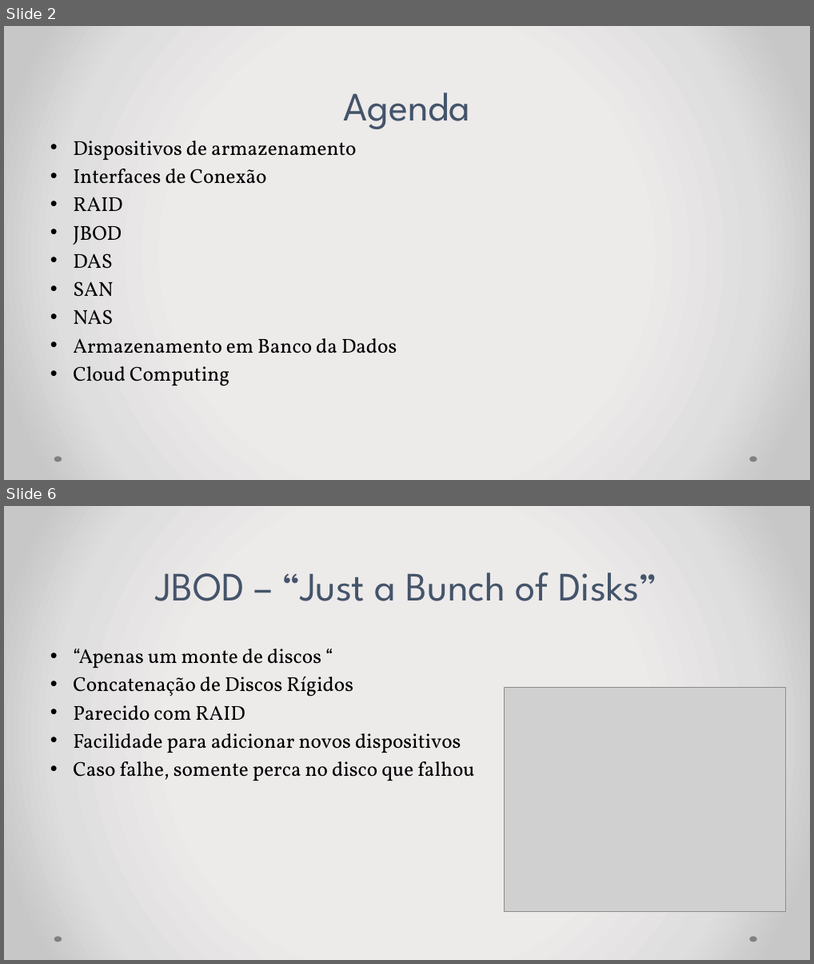
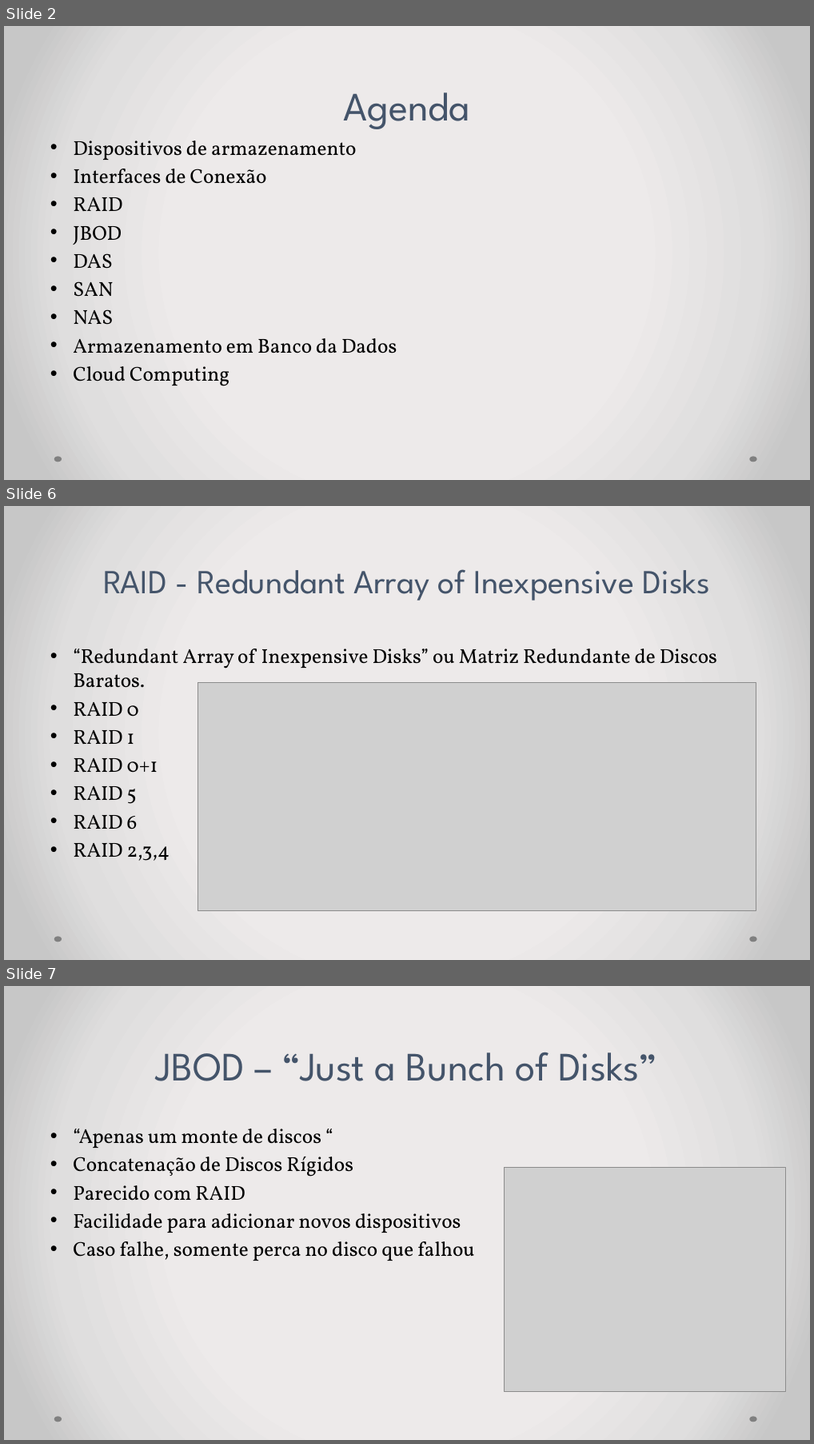
Before and after one commit to IHMHR/Arquitetura-de-Computadores, a slide deck: ApresentacaoArmazenamento.pptx. Shown one above the other, each under a label of ours: slides 2 and 6 before the commit, slides 2, 6 and 7 after it; the slides between them are not shown. The pictures are 814x964 and 814x1444 pixels, drawn with LibreOffice and Linux fonts; fonts in the diff are those of the drawing; grey boxes stand for pictures. Boxes give left, top, right and bottom in pixels: in the first picture for what was removed or moved away, otherwise in the second. Text is boxed around its words. In the diff, an @@ line names an element or a change of style, - is before the commit and + after.

```diff
--- a/ApresentacaoArmazenamento.pptx
+++ b/ApresentacaoArmazenamento.pptx
@@ slide 6 added at box(4, 506, 810, 960), background gradient #EDEBEB to #E0DEDE to #C9C7C7; not listed: 2 template elements that a slide beside it also shows @@
@@ title added at box(104, 569, 710, 600), 40 pt, text #44546A @@
+RAID - Redundant Array of Inexpensive Disks
@@ text added at box(73, 648, 718, 860), 24 pt, text #000000 @@
+• “Redundant Array of Inexpensive Disks” ou Matriz Redundante de Discos Baratos.
+• RAID 0
+• RAID 1
+• RAID 0+1
+• RAID 5
+• RAID 6
+• RAID 2,3,4
@@ picture added at box(198, 683, 757, 911) @@
@@ what was slide 6 is now slide 7 @@
```
Also in this commit, not shown: 4 other slides added, 6 slides removed, 6 other files.
